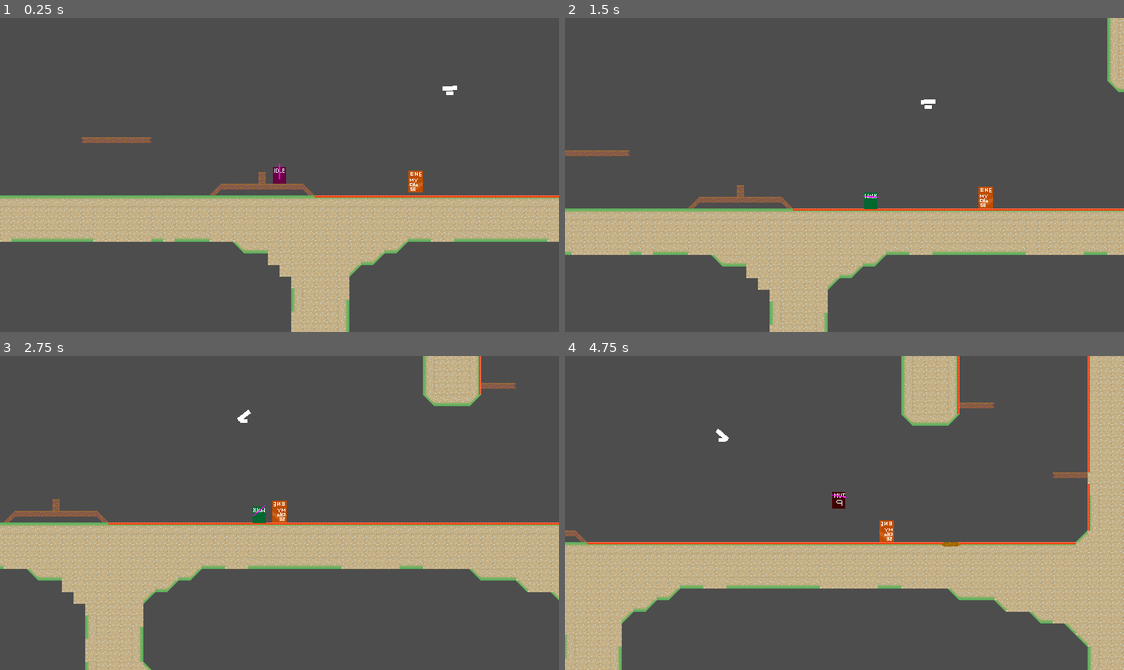
Above: before the commit, frames 1-4 (two rows, left to right).
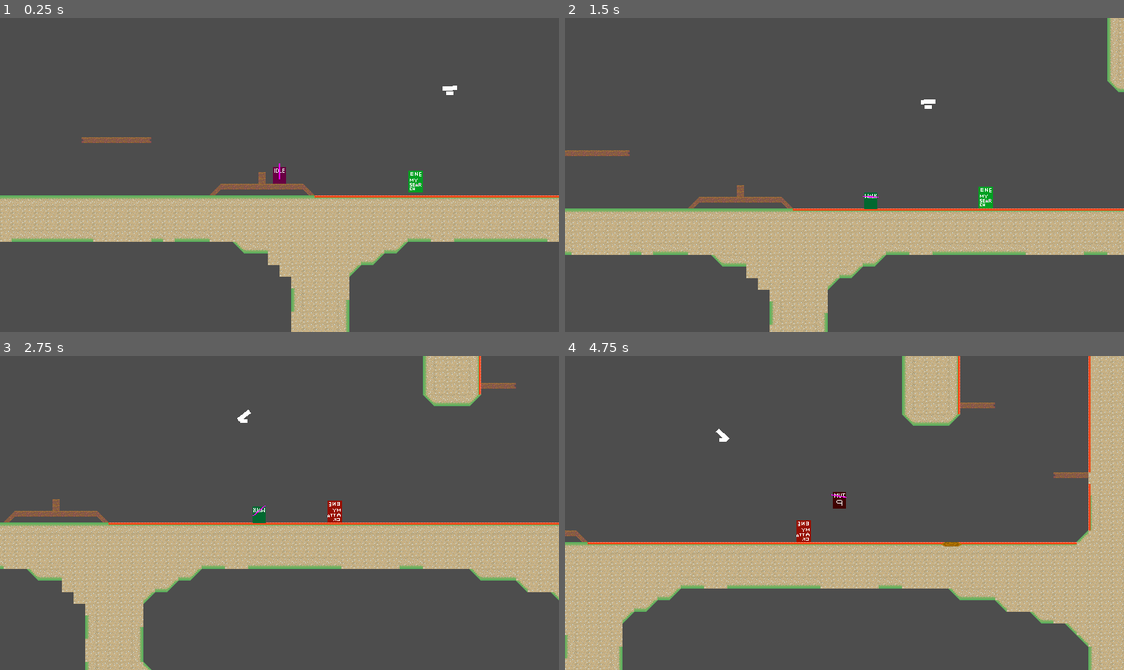
Above: after the commit, the same moments.

Repository: haruo-gabriel/portal2d
Game: Godot game, scene res://levels/test.tscn
The game is run twice, just before and just after one commit, with the same random seed, the same clock (stepped at 60 frames per second) and the same inputs.
Inputs (mouse positions are in pixels of both pictures, inside the frame that each line leads up to):
- Up to frame 1 (0.25 s): no input
- Up to frame 2 (1.5 s): move the mouse to (967, 159) at 0.52 s; hold Shift (crouch) 0.53-1.28 s; hold D (move_right) from 0.53 s (still down); tap Space (jump) at 0.77 s; move the mouse to (732, 190) at 1.27 s; click (732, 190) at 1.35 s
- Up to frame 3 (2.75 s): tap Space (jump) at 1.52 s; move the mouse to (335, 443) at 2.02 s; release D (move_right) at 2.03 s; hold A (move_left) from 2.03 s (still down); right-click (335, 443) at 2.1 s
- Up to frame 4 (4.75 s): move the mouse to (816, 575) at 2.77 s; release A (move_left) at 2.78 s; hold D (move_right) 2.78-4.28 s; tap Shift (crouch) at 2.85 s; tap Space (jump) at 3.02, 3.77, 4.52 s; move the mouse to (1012, 560) at 3.52 s; click (1012, 560) at 3.6 s; move the mouse to (676, 465) at 4.27 s; hold A (move_left) from 4.28 s (still down); right-click (676, 465) at 4.35 s

The runs differ from the first frame. In frame 1, 0.2% of the frame differs, in the area x 73-76%, y 48-56%; in frame 2, 0.2%; in frame 3, 0.4%; in frame 4, 13%, in the area x 0-100%, y 0-100%.

Commit message:
Fixing casting problem

Diff:
--- a/godot project/characters/moving_enemy/moving_enemy.tscn
+++ b/godot project/characters/moving_enemy/moving_enemy.tscn
@@ -71,7 +71,7 @@
 script = ExtResource("1_m57l0")
 
 [node name="Sprite2D" type="Sprite2D" parent="."]
-texture = ExtResource("2_q3wfa")
+texture = ExtResource("3_5a60u")
 
 [node name="AnimationPlayer" type="AnimationPlayer" parent="."]
 libraries = {
@@ -85,10 +85,13 @@
 position = Vector2(10, 0)
 
 [node name="PlayerCaster" type="RayCast2D" parent="."]
-target_position = Vector2(100, 2.08165e-12)
+target_position = Vector2(300, 2.08165e-12)
 
 [node name="PlayerCaster2" type="RayCast2D" parent="."]
-target_position = Vector2(-30, 2.08165e-12)
+target_position = Vector2(-100, 2.08165e-12)
+
+[node name="AttackCaster" type="RayCast2D" parent="."]
+target_position = Vector2(30, 2.08165e-12)
 
 [node name="StateMachine" type="Node" parent="." node_paths=PackedStringArray("initial_state", "entity")]
 script = ExtResource("3_0kfwn")
--- a/godot project/characters/moving_enemy/scripts/attacking.gd
+++ b/godot project/characters/moving_enemy/scripts/attacking.gd
@@ -9,13 +9,19 @@
 var attack_delay: int
 var post_attack_delay: int
 
-func attack() -> void:
-	pass
 
-func _ready() -> void:
+func enter() -> void:
+
 	attack_delay = ATTACK_DELAY
 	post_attack_delay = POST_ATTACK_DELAY
 
+	enemy.animation.play("attack")
+
+	enemy.velocity = enemy.velocity.normalized() / 10
+	print(enemy.velocity)
+
+func attack() -> void:
+	pass
 
 func _physics_process(delta: float) -> void:
 
--- a/godot project/characters/moving_enemy/scripts/moving_enemy.gd
+++ b/godot project/characters/moving_enemy/scripts/moving_enemy.gd
@@ -8,6 +8,7 @@
 
 @onready var player_caster: RayCast2D = $PlayerCaster
 @onready var player_caster2: RayCast2D = $PlayerCaster2
+@onready var attack_caster: RayCast2D = $AttackCaster
 
 @onready var sprite: Sprite2D = $Sprite2D
 @onready var animation: AnimationPlayer = $AnimationPlayer
@@ -24,7 +25,7 @@
 
 	player_caster.target_position = -player_caster.target_position
 	player_caster2.target_position = -player_caster2.target_position
-
+	attack_caster.target_position = -attack_caster.target_position
 
 
 func flip_to(direction: int) -> void:
@@ -50,7 +51,7 @@
 	return is_zero_approx(normal.y)
 
 func _ready() -> void:
-	pass
+	animation.play("searching")
 
 func _physics_process(delta: float) -> void:
 	move_and_slide()
--- a/godot project/characters/moving_enemy/scripts/states/chasing.gd
+++ b/godot project/characters/moving_enemy/scripts/states/chasing.gd
@@ -3,6 +3,8 @@
 
 const CHASE_SPEED: float = 200
 const LAST_SEEN_TIME: int = 180
+
+const ATTACK_TRIGGER: int = 1
 
 var last_seen: int
 
@@ -12,7 +14,9 @@
 
 	last_seen = LAST_SEEN_TIME
 
-func physics_update(delta: float) -> void:
+	enemy.animation.play("chase")
+
+func basic_action(delta: float) -> void:
 
 	if not enemy.velocity.x:
 		enemy.velocity.x = CHASE_SPEED
@@ -23,10 +27,18 @@
 	if enemy.should_flip(delta):
 		enemy.flip()
 
-	if can_see_ahead(enemy.SIGHT_DISTANCE):
+func physics_update(delta: float) -> void:
+
+	basic_action(delta)
+
+	if can_see(enemy.attack_caster):
+		transitioned.emit(self, "attacking")
+		return
+
+	if can_see(enemy.player_caster):
 		last_seen = LAST_SEEN_TIME
 
-	elif can_see_behind(enemy.BEHIND_SIGHT_DISTANCE):
+	elif can_see(enemy.player_caster2):
 		last_seen = LAST_SEEN_TIME
 		enemy.flip()
 
--- a/godot project/characters/moving_enemy/scripts/states/enemy_state.gd
+++ b/godot project/characters/moving_enemy/scripts/states/enemy_state.gd
@@ -7,26 +7,12 @@
 func start() -> void:
 	enemy = entity
 
-func can_see_ahead(distance: float) -> bool:
+func can_see(caster: RayCast2D) -> bool:
 
-	enemy.player_caster.target_position = enemy.velocity.normalized() * distance
-
-	if not enemy.player_caster.is_colliding():
+	if not caster.is_colliding():
 		return false
 
-	if not enemy.player_caster.get_collider():
+	if not caster.get_collider():
 		return false
 
-	return enemy.player_caster.get_collider().is_in_group("MovingEnemyTarget")
-
-func can_see_behind(distance: float) -> bool:
-
-	enemy.player_caster2.target_position = - enemy.velocity.normalized() * distance
-
-	if not enemy.player_caster2.is_colliding():
-		return false
-
-	if not enemy.player_caster2.get_collider():
-		return false
-
-	return enemy.player_caster2.get_collider().is_in_group("MovingEnemyTarget")
+	return caster.get_collider().is_in_group("MovingEnemyTarget")
--- a/godot project/characters/moving_enemy/scripts/states/searching.gd
+++ b/godot project/characters/moving_enemy/scripts/states/searching.gd
@@ -7,14 +7,15 @@
 
 	enemy.velocity.x = sign(enemy.velocity.x) * SEARCH_SPEED
 
-	enemy.animation
+	if enemy.animation != null:
+		enemy.animation.play("search")
 
 func look_around() -> int:
 
-	if can_see_ahead(enemy.SIGHT_DISTANCE):
+	if can_see(enemy.player_caster):
 		return 1
 
-	if can_see_behind(enemy.BEHIND_SIGHT_DISTANCE):
+	if can_see(enemy.player_caster2):
 		return -1
 
 	return 0
